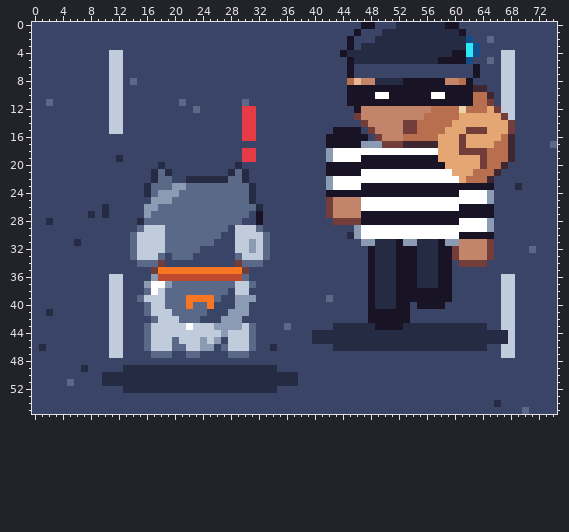
One commit to this pixel-art file: art/cards/card-thief-chase.aseprite. Above, as it was before the edit.
75x56 pixels, 1 frame.
Now the later version:
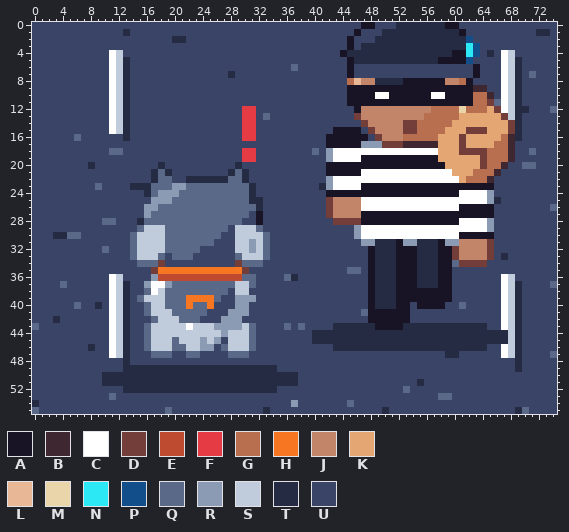
Palette (. is transparent): A #181425  B #3e2731  C #ffffff  D #733e39  E #be4a2f  F #e43b44  G #b86f50  H #f77622  J #c28569  K #e4a672  L #e8b796  M #ead4aa  N #2ce8f5  P #124e89  Q #5a6988  R #8b9bb4  S #c0cbdc  T #262b44  U #3a4466
Change:
Changed rows in their new state; - is an unchanged pixel.
first column x 0:
 1 -------------T----------------------------------------------------------TT-
 2 --------------------TT-------------------------------------------U---------
 4 -----------C-----------------------------------------------------T-C-------
 5 -----------C-T---------------------------------------------------U-C-T-----
 6 -----------C-T-----------------------Q-----------------------------C-T-----
 7 -----------C-T--------------T--------------------------------------C-T-Q---
 8 -----------C-TU----------------------------------------------------C-T-----
 9 -----------C-T-----------------------------------------------------C-T-----
10 -----------C-T-----------------------------------------------------C-T-----
11 --U--------C-T-------U--------U-----------------------------------QC-T-----
12 -----------C-T---------U-------------------------------------------C-TT---Q
13 -----------C-T-------------------Q-----------------------------------T-----
14 -----------C-T-------------------------------------------------------T-----
15 -----------C-T-------------------------------------------------------T-----
16 ------Q------T-------------------------------------------------------T-----
17 --------------------------------------------------------------------------U
18 -----------QQ---------------------------Q------------------------------Q---
19 ------------U--------------------------------------------------------------
20 --------T-------------------------------------------------------------QQ---
23 ---------Q----TT-------------------------T---------------------------U-----
25 --------------------------------T---------------------------------T--------
26 ----------U---------------------------------------------------------------Q
27 --------U-U----------------------------------------------------------------
28 --U-------QQ---------------------------------------------------------------
30 ---TTQQ--------------------------------------U-----------------------------
31 ------U--------------------------------------------------------------------
32 ----------Q------------------------------------------------------------U---
33 -------------------------------------------------------------------T-------
34 ------------------------------------------------------------Q--------------
35 ---------------------------------------------QQ----------------------------
36 -----------C-------------------Q----QT-----------------------------C-------
37 ----Q------C-T-----------------------------------------------------C-T----Q
38 -----------C-T-----------------------------------------------------C-T-----
39 -----------C-T----------------------------U------------------------C-T-----
40 ------Q--T-C-T-----------------------------------------------Q-----C-T-----
41 --U--------C-T---------------------------------Q-------------------C-T-----
42 ---T-------C-T-----------------------------------------------------C-T-----
43 Q----------C-T------------------------Q----------------------------C-T-----
44 -----------C-T-------------------------------------------------------T-----
45 -----------C-T-------------------------------------------------------T-----
46 -U------T--C-T--------------------U--------------------------------C-T-----
47 -----------C-T---------------------------------------------TT------C-T----Q
48 -------------T-------------------------------------------------------T-----
49 -------U-------------------------------------------------------------T-----
51 -----U-------------------------------------------------T-------------------
52 -----------------------------------------------------Q---------------------
53 -----------Q----------------------------------------------QQ---------------
54 T------------------------------------R-------Q--------------------U--------
55 Q------------------Q-------------T----------------T------------------T-----
